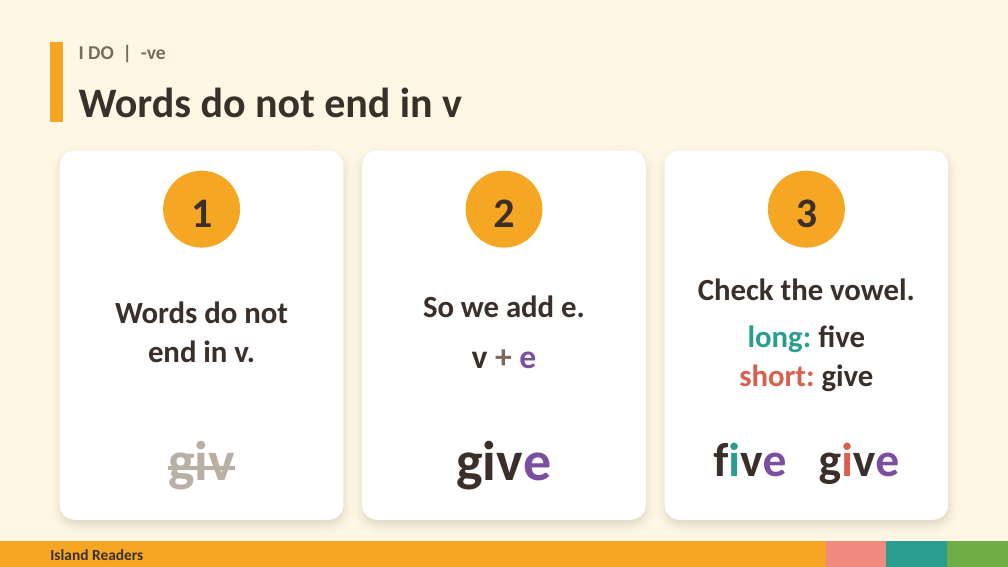
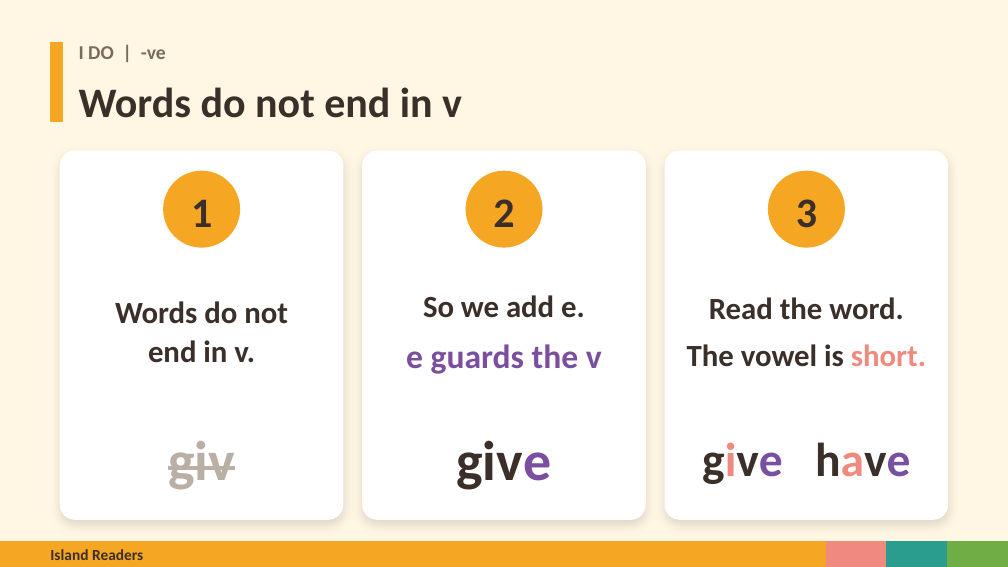
Before and after one commit to Silkwormx/island-readers, a slide deck: slide 4 of materials/unit5/Island_Readers_Tricky_e_Endings.pptx. Drawn at 1008x567 pixels with LibreOffice and Linux fonts; fonts in the diff are those of the drawing. Boxes give left, top, right and bottom in pixels: in the first picture for what was removed or moved away, otherwise in the second. Text is boxed around its words. In the diff, an @@ line names an element or a change of style, - is before the commit and + after.

```diff
--- a/materials/unit5/Island_Readers_Tricky_e_Endings.pptx
+++ b/materials/unit5/Island_Readers_Tricky_e_Endings.pptx
@@ text at <box>687,297,926,367</box>: text changed @@
-Check the vowel.
-long: five
-short: give
+Read the word.
+The vowel is short.
@@ text at <box>406,344,602,374</box>: text changed; text colour #3B2F2A to #7B4FA0 @@
-v + e
+e guards the v
@@ text at <box>702,442,910,484</box>: text changed @@
-five give
+give have
```
Also in this commit, not shown: 15 other slides changed, 13 slides added, 2 slides removed, 41 other files.
